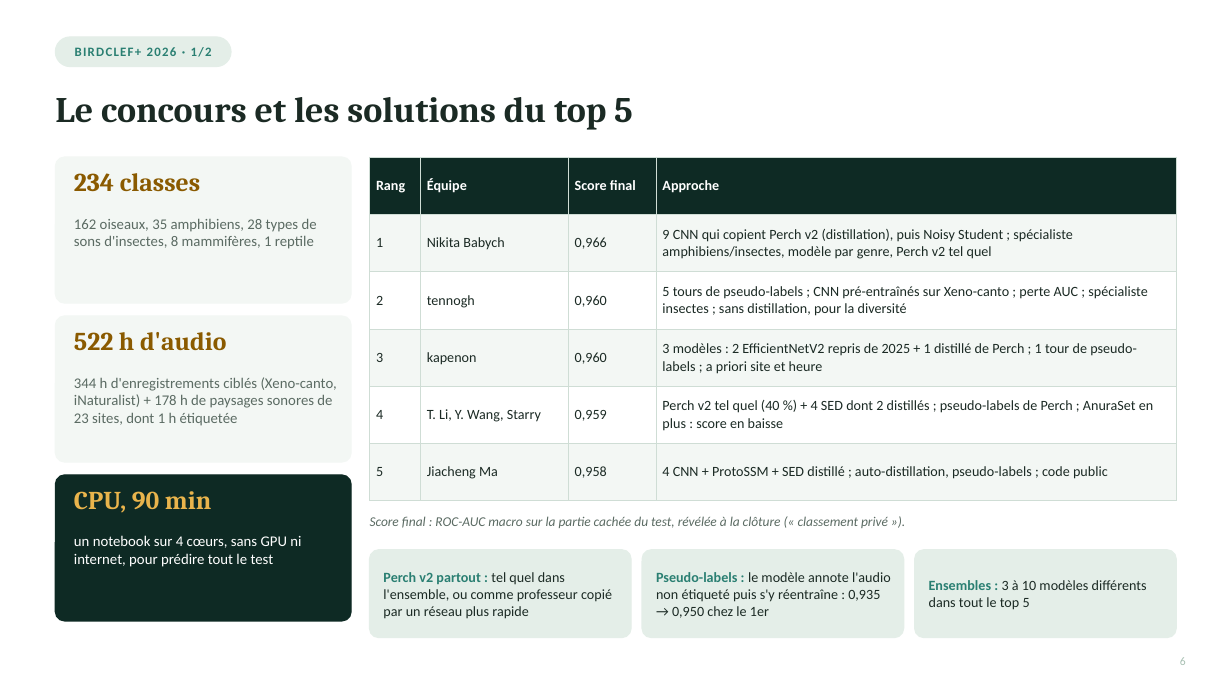
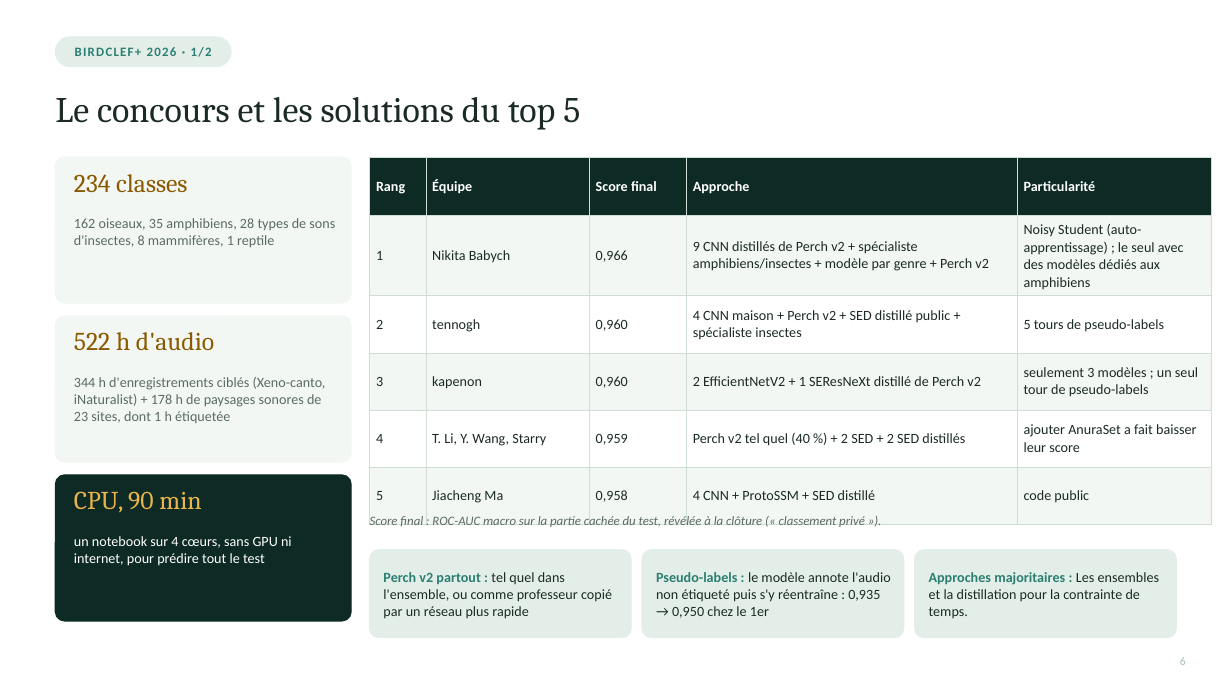
Before and after one commit to Rumble-Paw-Patrol/Grenouille, a slide deck: slide 5 of documentation/prez/presentation_suivi_2.pptx (slide 6 before the commit). Drawn at 1232x693 pixels with LibreOffice and Linux fonts; fonts in the diff are those of the drawing. Boxes give left, top, right and bottom in pixels: in the first picture for what was removed or moved away, otherwise in the second. Text is boxed around its words. In the diff, an @@ line names an element or a change of style, - is before the commit and + after.

```diff
--- a/documentation/prez/presentation_suivi_2.pptx
+++ b/documentation/prez/presentation_suivi_2.pptx
@@ table at <box>370,158,1212,507</box> @@
-column 4: Approche | 9 CNN qui copient Perch v2 (distillation), puis Noisy Student ; spécialiste amphibiens/insectes, modèle par genre, Perch v2 tel quel | 5 tours de pseudo-labels ; CNN pré-entraînés sur Xeno-canto ; perte AUC ; spécialiste insectes ; sans distillation, pour la diversité | 3 modèles : 2 EfficientNetV2 repris de 2025 + 1 distillé de Perch ; 1 tour de pseudo-labels ; a priori site et heure | Perch v2 tel quel (40 %) + 4 SED dont 2 distillés ; pseudo-labels de Perch ; AnuraSet en plus : score en baisse | 4 CNN + ProtoSSM + SED distillé ; auto-distillation, pseudo-labels ; code public
+column 4: Approche | 9 CNN distillés de Perch v2 + spécialiste amphibiens/insectes + modèle par genre + Perch v2 | 4 CNN maison + Perch v2 + SED distillé public + spécialiste insectes | 2 EfficientNetV2 + 1 SEResNeXt distillé de Perch v2 | Perch v2 tel quel (40 %) + 2 SED + 2 SED distillés | 4 CNN + ProtoSSM + SED distillé
+column 5: Particularité | Noisy Student (auto-apprentissage) ; le seul avec des modèles dédiés aux amphibiens | 5 tours de pseudo-labels | seulement 3 modèles ; un seul tour de pseudo-labels | ajouter AnuraSet a fait baisser leur score | code public
@@ table: place and size @@
-table at <box>370,157,1177,483</box>
+table at <box>370,158,1212,507</box>
@@ bold off in 4 elements at <box>55,97,580,130</box>, <box>74,174,187,193</box>, <box>74,332,214,351</box>, <box>74,491,201,513</box> @@
@@ size 11.5 to 11 pt in 3 elements at <box>74,377,326,423</box>, <box>74,218,335,247</box>, <box>74,536,292,566</box> @@
@@ text "Score final : ROC-AUC macro ..." at <box>370,516,865,527</box>: size 10.5 to 10 pt @@
@@ text removed at <box>929,580,1147,610</box> @@
-Ensembles : 3 à 10 modèles différents dans tout le top 5
@@ text added at <box>929,572,1160,618</box>, 11 pt, text #1B2A24 @@
+Approches majoritaires : Les ensembles et la distillation pour la contrainte de temps.
```
Also in this commit, not shown: 9 other slides changed, 1 slide added, 5 slides removed, 2 other files.
